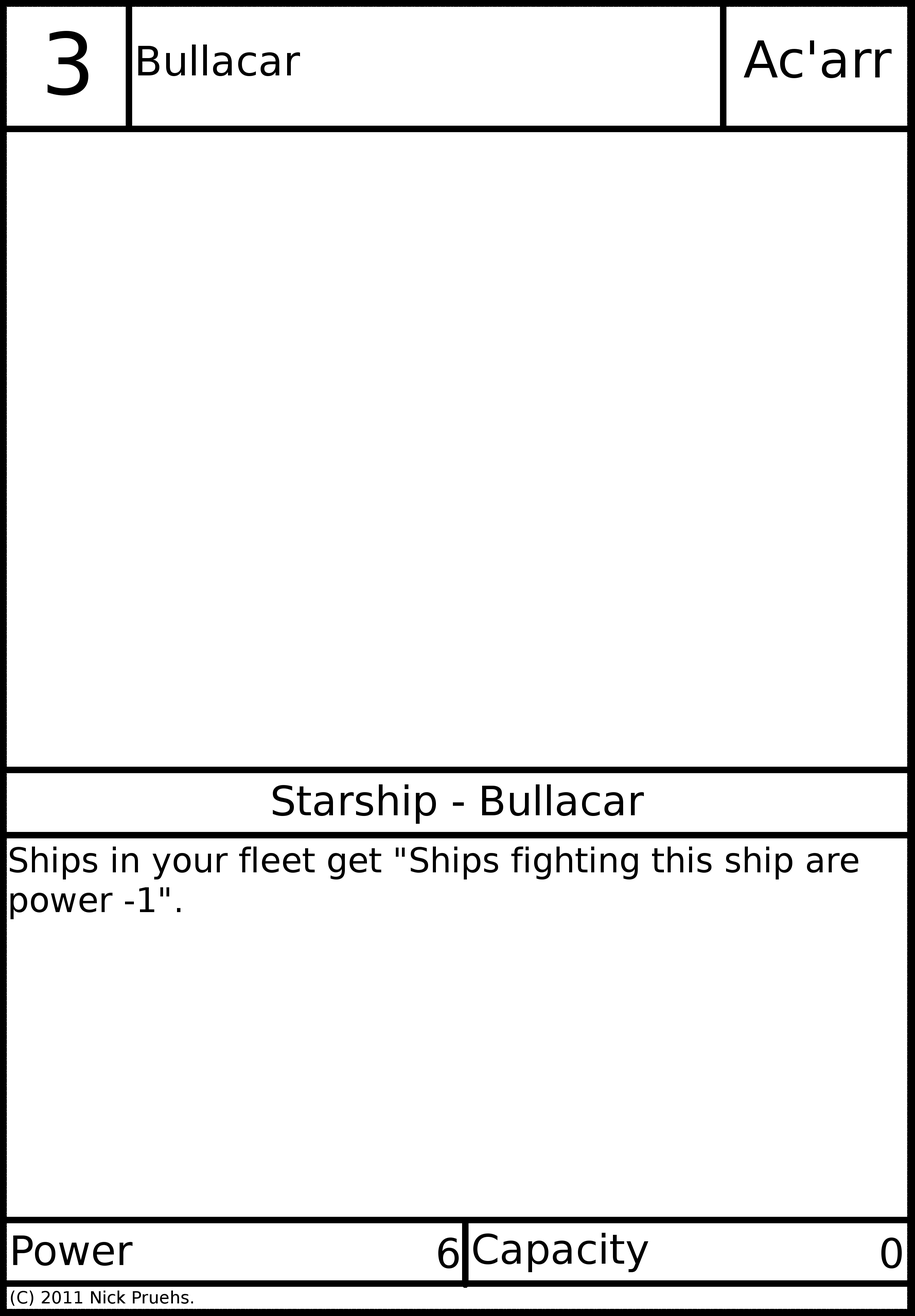
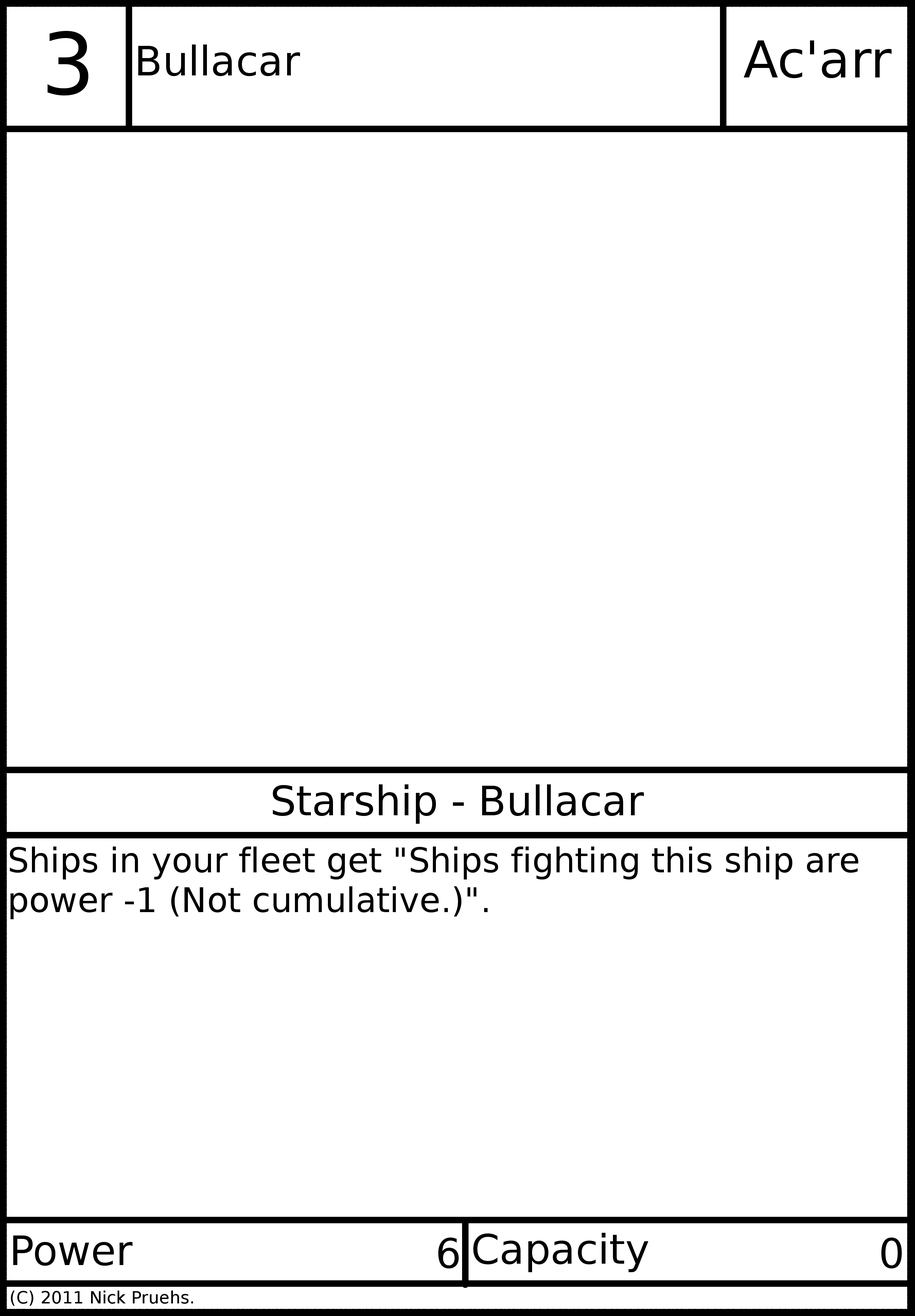
Layered file, before and after one edit (915x1316). Changes by layer:
painted on "Card Text" over left=160, top=886, right=488, bottom=917
